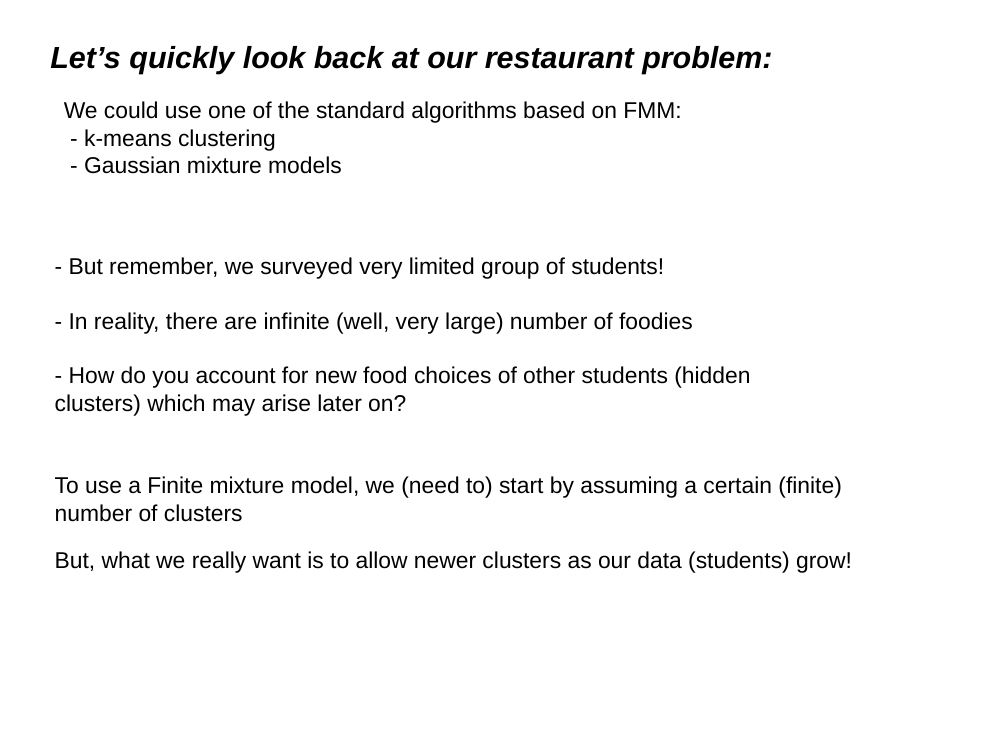
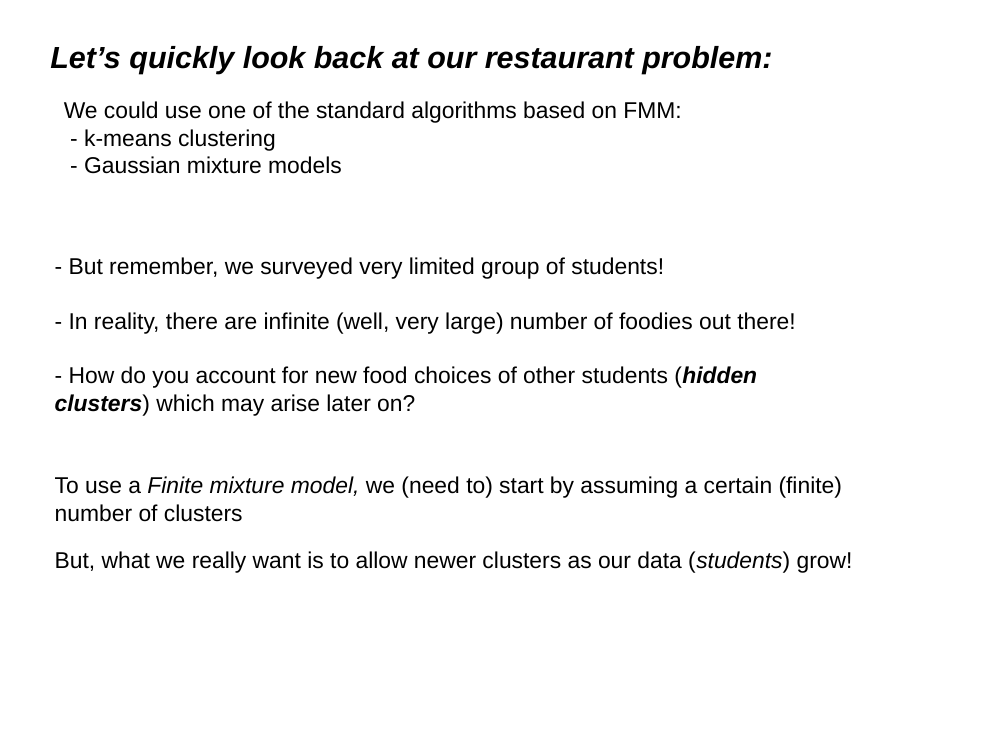
Before and after one commit to afcarl/Dirichlet_Processes, a slide deck: slide 8 of version_2.odp. Drawn at 1008x756 pixels with LibreOffice and Linux fonts; fonts in the diff are those of the drawing. Boxes give left, top, right and bottom in pixels: in the first picture for what was removed or moved away, otherwise in the second. Text is boxed around its words. In the diff, an @@ line names an element or a change of style, - is before the commit and + after.

Commit message:
fixed minor formatting

```diff
--- a/version_2.odp
+++ b/version_2.odp
@@ text at (69, 312, 795, 334): text changed @@
-- In reality, there are infinite (well, very large) number of foodies
+- In reality, there are infinite (well, very large) number of foodies out there!
@@ text at (55, 366, 757, 416): bold on, italic on in "(hidden clusters)" @@
@@ text "To use a Finite mixture ..." at (55, 476, 842, 522): italic on in "Finite mixture model," @@
@@ text "But, what we really want ..." at (55, 551, 853, 573): italic on in "(students)" @@
```
Also in this commit, not shown: 11 other slides changed, 1 slide added, 1 slide removed.
